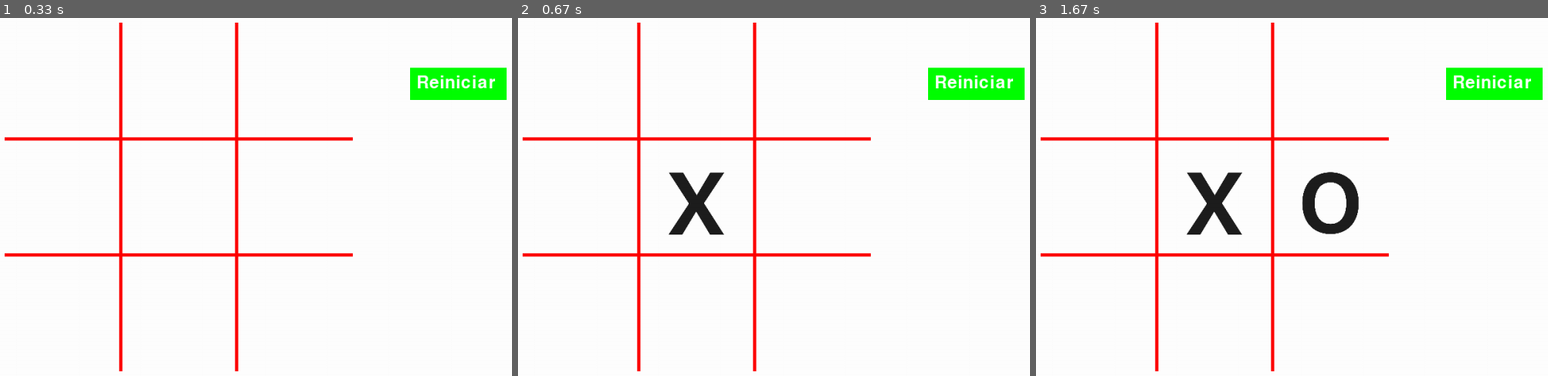
Above: before the commit, frames 1-3 (left to right).
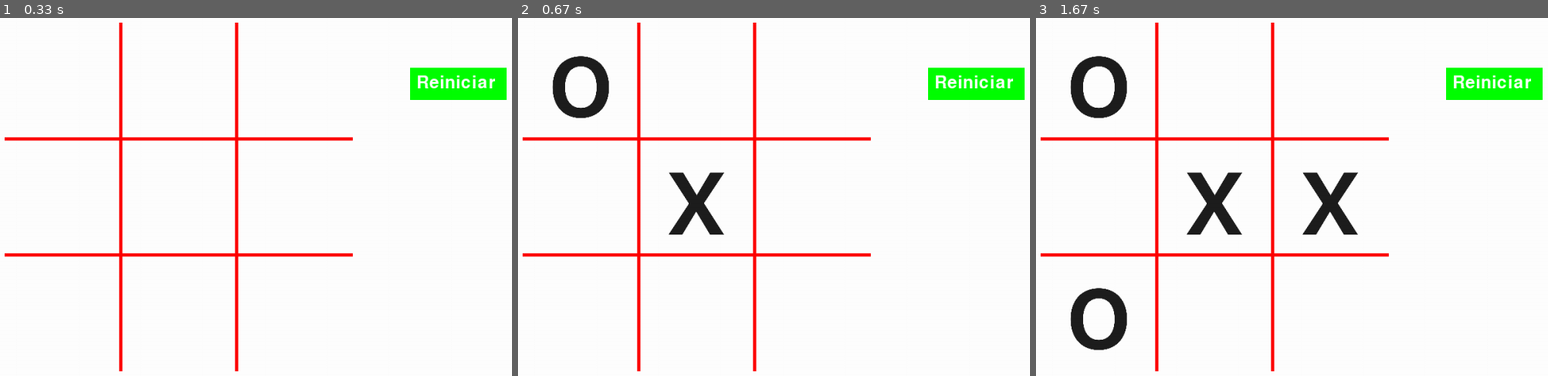
Above: after the commit, the same moments.

Repository: Nack34/RLProject
Game: pygame game, started from src/juego.py
Same seed, same stepped clock (60 frames per second), same inputs: the game is played once before the commit and once after it.
Inputs (mouse positions are in pixels of both pictures, inside the frame that each line leads up to):
- Up to frame 1 (0.33 s): no input
- Up to frame 2 (0.67 s): click (697, 197) at 0.38 s
- Up to frame 3 (1.67 s): click (outside the picture) at 1.22 s; click (1297, 229) at 1.55 s

Frame 1 is identical in both runs. In frame 2, 1.0% of the frame differs, in the area x 6-18%, y 10-29%; in frame 3, 3.4%, in the area x 6-64%, y 10-93%.

Commit message:
add jugar contra_la_maquina random

Diff:
--- a/src/juego.py
+++ b/src/juego.py
@@ -2,6 +2,7 @@
 from pygame.locals import * # type: ignore
 from error_classes import InvalidInputError, CellOccupiedError
 from config import init_game, VERDE, ROJO, BLANCO
+import random
 
 PANTALLA, FPS, RELOJ, img_o, img_x = init_game(pygame)
 
@@ -170,6 +171,22 @@
 draw_reset_button()
 draw_tic_tac_toe_board()
 
+contra_la_maquina = True
+def random_machine_play():
+    logro = False
+    cant_intentos = 0
+    while not logro:
+        fila = random.randint(0, 2)
+        columna = random.randint(0, 2)
+        try:
+            play_game(fila, columna)
+            logro = True
+        except (InvalidInputError, CellOccupiedError) as e:
+            cant_intentos+=1
+            if cant_intentos == 10:
+                print("La maquina fallo demasiado. TODO: hacer que solo pueda elegir random alguno de los lugares libres y listo")
+                return
+
 while True:
     for event in pygame.event.get():
         if event.type == QUIT: # type: ignore
@@ -183,10 +200,16 @@
             fila = get_fila(clic_y)
             columna = get_columna(clic_x)
 
+            player_jugo = False
             try:
                 play_game(fila, columna)
+                player_jugo = True
             except (InvalidInputError, CellOccupiedError) as e:
                 print(e)
+
+            if player_jugo and contra_la_maquina:
+                random_machine_play()
+
 
             check_reset(event)
 
